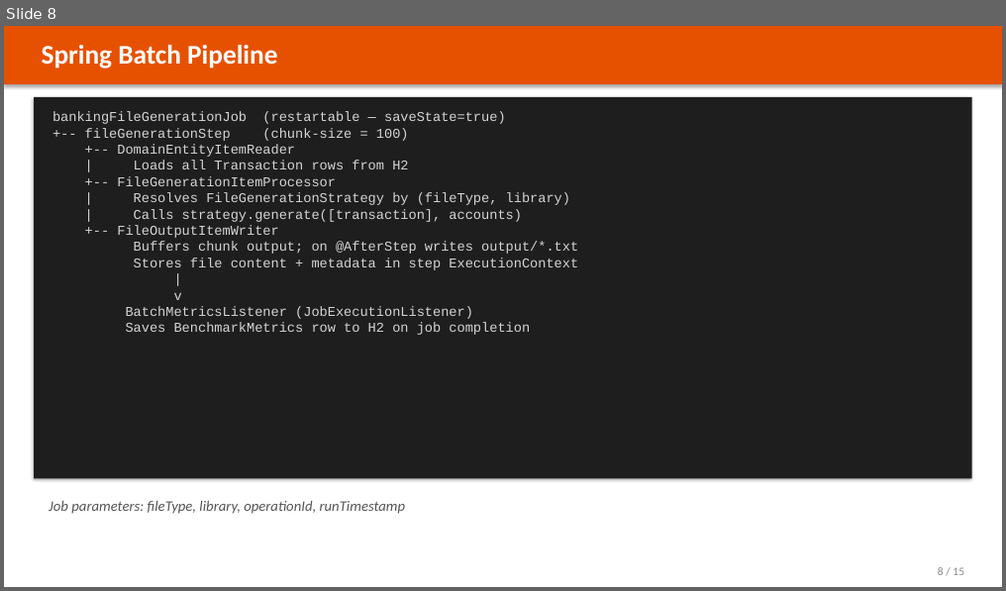
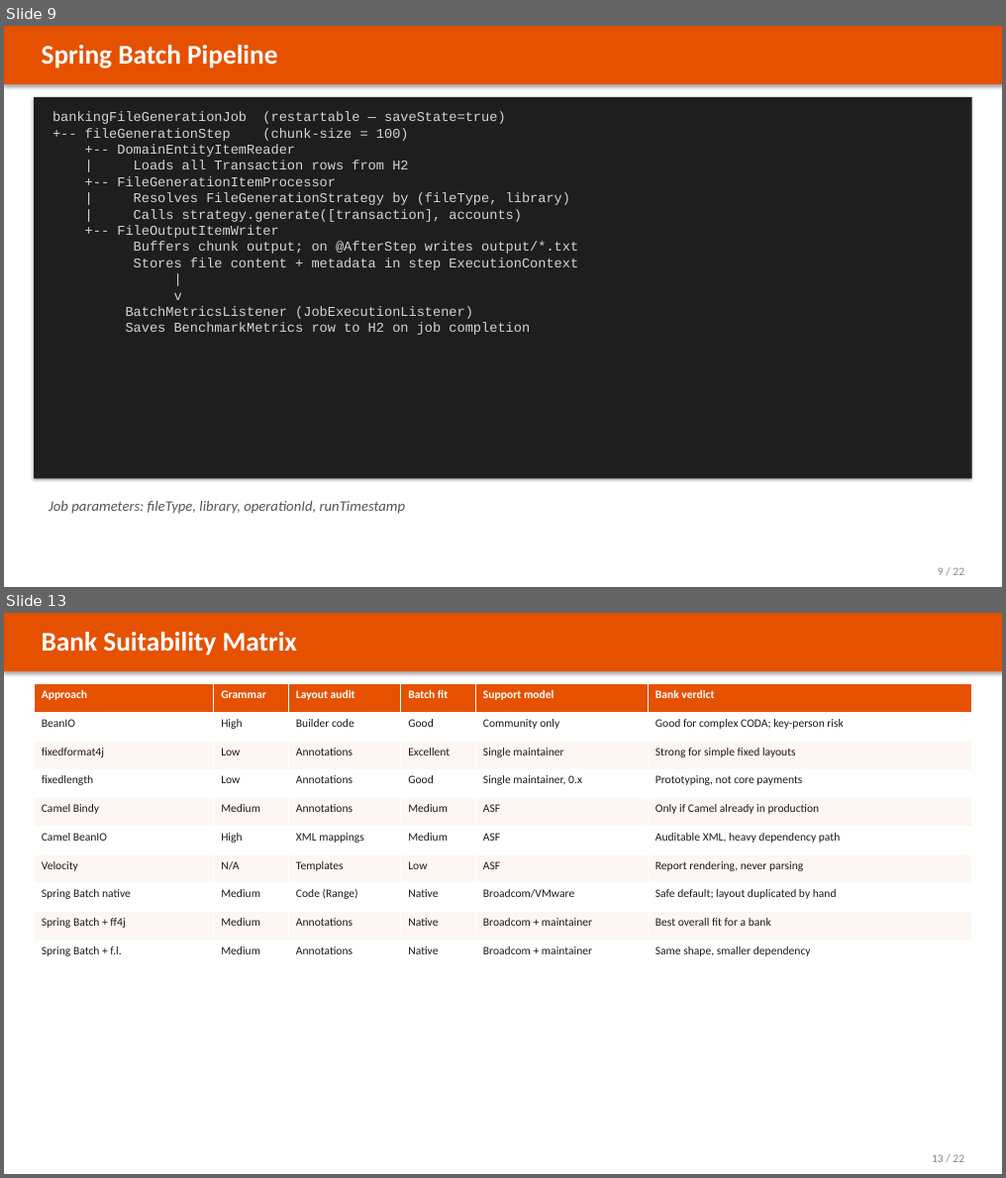
Before and after one commit to wallaceespindola/fixed-length-converters, a slide deck: docs/slides/banking-parser-platform.pptx. Shown one above the other, each under a label of ours: slide 8 before the commit, slides 9 and 13 after it; the slides between them are not shown. The pictures are 1006x591 and 1006x1178 pixels, drawn with LibreOffice and Linux fonts; fonts in the diff are those of the drawing. Boxes give left, top, right and bottom in pixels: in the first picture for what was removed or moved away, otherwise in the second. Text is boxed around its words. In the diff, an @@ line names an element or a change of style, - is before the commit and + after.

Commit message:
docs: ground the formatter comparison in verified data
The comparison tables rated libraries on adjectives alone — no versions, no
release dates, no maintenance signal, and nothing a bank could use to judge
operational risk.

Replace them with facts gathered on 2026-07-27 from Maven Central metadata,
the GitHub REST API and deps.dev: pinned vs latest version, release dates,
repository activity, stars, governance model, dependent packages, license,
jar size and transitive cost (camel-bindy drags in icu4j at 14 MB), plus the
CVE-2020-13936 caveat for Velocity templates. Maven Central publishes no
download counts, so dependents and release cadence stand in for adoption and
the docs say so rather than quoting an invented number.

Add measured throughput for all nine approaches: a 36-benchmark JMH run and
end-to-end batch-pipeline records/second. fixedformat4j leads CODA; the two
annotation-derived Spring Batch hybrids match native Spring Batch, confirming
the reflection cost is construction-time only.

Deck grows from 15 to 22 slides (annotation-derived layouts, library health,
adoption, supply chain, bank suitability, both performance views). README and
CLAUDE.md updated; PPTX regenerated from tools/python/generate_pptx.py.

```diff
--- a/docs/slides/banking-parser-platform.pptx
+++ b/docs/slides/banking-parser-platform.pptx
@@ slide 13 added at (x1=4, y1=613, x2=1002, y2=1174), background #FFFFFF @@
@@ rectangle added at (x1=4, y1=613, x2=1002, y2=671), fill #E65100 @@
@@ text added at (x1=42, y1=632, x2=297, y2=656), 26 pt, text #FFFFFF, bold @@
+Bank Suitability Matrix
@@ table added at (x1=34, y1=684, x2=972, y2=968), 10 rows, 6 columns @@
+Approach | Grammar | Layout audit | Batch fit | Support model | Bank verdict
+BeanIO | High | Builder code | Good | Community only | Good for complex CODA; key-person risk
+fixedformat4j | Low | Annotations | Excellent | Single maintainer | Strong for simple fixed layouts
+fixedlength | Low | Annotations | Good | Single maintainer, 0.x | Prototyping, not core payments
+Camel Bindy | Medium | Annotations | Medium | ASF | Only if Camel already in production
+Camel BeanIO | High | XML mappings | Medium | ASF | Auditable XML, heavy dependency path
+Velocity | N/A | Templates | Low | ASF | Report rendering, never parsing
+Spring Batch native | Medium | Code (Range) | Native | Broadcom/VMware | Safe default; layout duplicated by hand
+Spring Batch + ff4j | Medium | Annotations | Native | Broadcom + maintainer | Best overall fit for a bank
+Spring Batch + f.l. | Medium | Annotations | Native | Broadcom + maintainer | Same shape, smaller dependency
@@ text added at (x1=932, y1=1155, x2=964, y2=1162), 11 pt, text #888888 @@
+13 / 22
@@ what was slide 8 is now slide 9 @@
@@ slide 9 changed as well @@
@@ text at (x1=938, y1=568, x2=964, y2=575): text changed @@
-8 / 15
+9 / 22
```
Also in this commit, not shown: 13 other slides changed, 7 other slides added, 1 slide removed, 7 other files.
